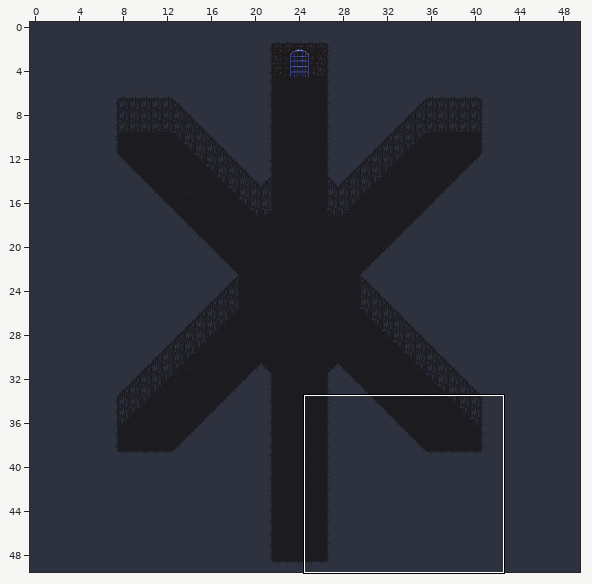
A Tiled map (JSON) gets an edit: public/maps/room3.json. Above: a wide view before the commit, with the close-up outlined.
Close-up. Earlier state:
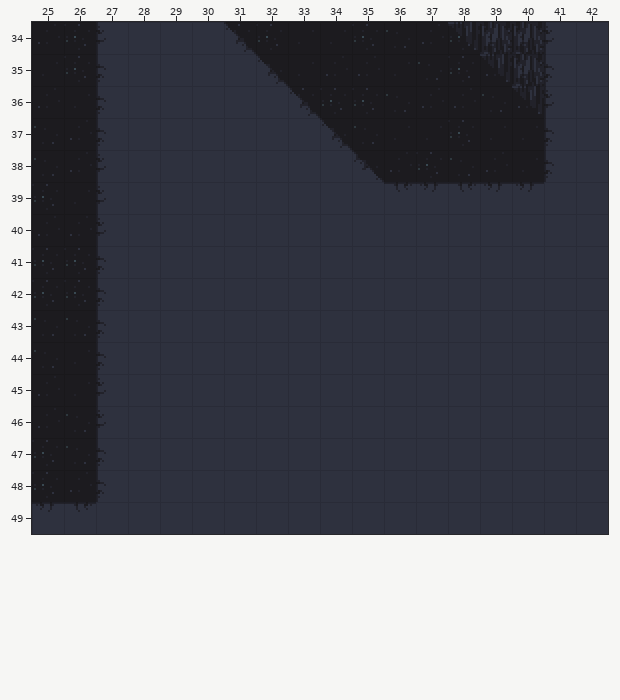
Cells are 16x16 px. Shown: x 25..42, y 34..49. The commit also changed other parts of the map, which this record leaves out.
The same view after the edit:
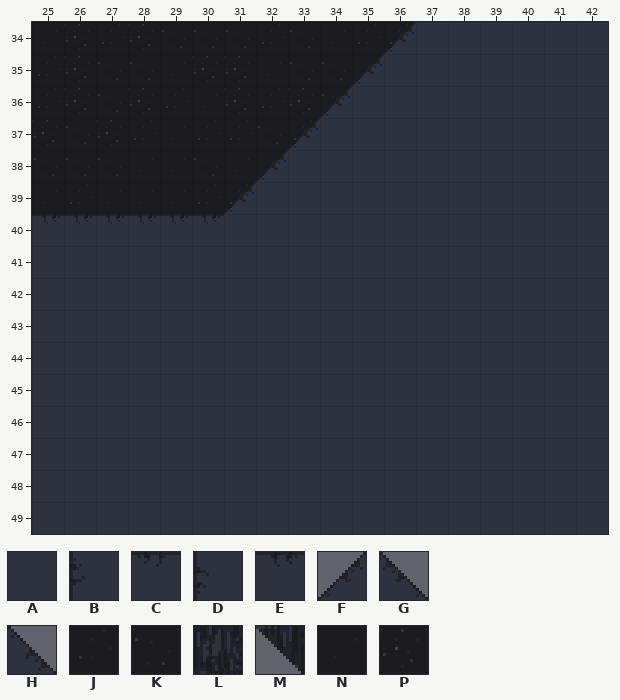
Key: from "tileset": A 0, B 2, C 2 flipped on the diagonal, D 2 flipped up-down, E 2 turned 90, F 4, G 4 flipped left-right, H 4 turned 90, J 6, K 7, L 9, M 10, N 14, P 15.
_ is an empty cell, # one hidden under a higher layer, . an unchanged one.
From old to new:
--- layer "Floor"
@@ x 25..40 @@
-34 ..####PP..PKJP..
-35 ..##.#.K..JNKPJ.
-36 .N#####..PPKJJKJ
-37 K....####KK..PNN
-38 ...##.##..KJP.JN
-39 P.#.###.........
-40 JJ..............
-41 PP..............
-42 PP..............
-43 K...............
-44 KN..............
-45 JN..............
-46 JK..............
-47 PK..............
-48 P...............
+34 ..JPKKKJ..JJ##..
+35 ..KK.P.N..N####.
+36 .PKPJNP..K######
+37 P....JJKJ##..###
+38 ...NN.NN..###.##
+39 N.N.NJJ.........
+40 ##..............
+41 ##..............
+42 ##..............
+43 #...............
+44 ##..............
+45 ##..............
+46 ##..............
+47 ##..............
+48 #...............
--- layer "Tile Layer Background"
@@ x 25..41 @@
-34 ..BAAAH....__MLLB
-35 ..DAAAAH..____MLD
-36 ..DAAAAAH______MB
-37 ..DAAAAAAH______D
-38 ..BAAAAA..G_____D
-39 ..BAAAA....ECECC.
-40 __BAAA...........
-41 __D..............
-42 __D..............
-43 __D..............
-44 __D..............
-45 __B..............
-46 __B..............
-47 __D..............
-48 __D..............
-49 CE...............
+34 .._____....FAAAAA
+35 ..______..FAAAAAA
+36 .._______FAAAAAAA
+37 ..______FAAAAAAAA
+38 .._____F..AAAAAAA
+39 ..____F....AAAAA.
+40 EEEEEE...........
+41 AAA..............
+42 AAA..............
+43 AAA..............
+44 AAA..............
+45 AAA..............
+46 AAA..............
+47 AAA..............
+48 AAA..............
+49 AA...............
